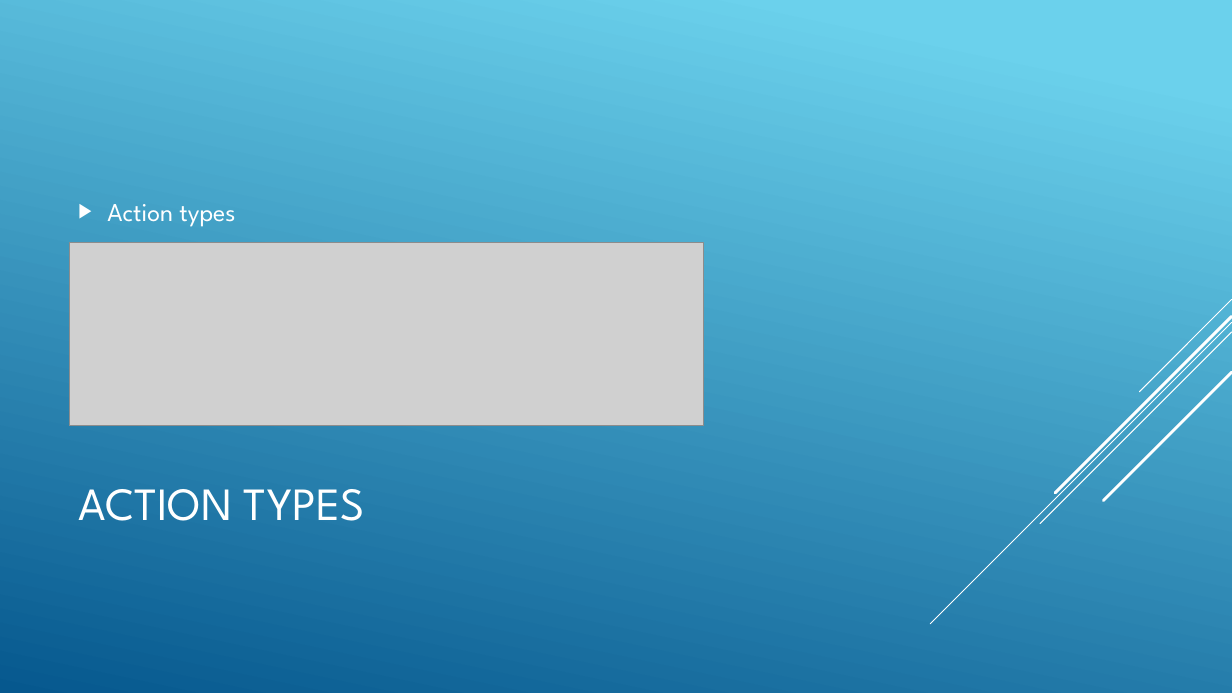
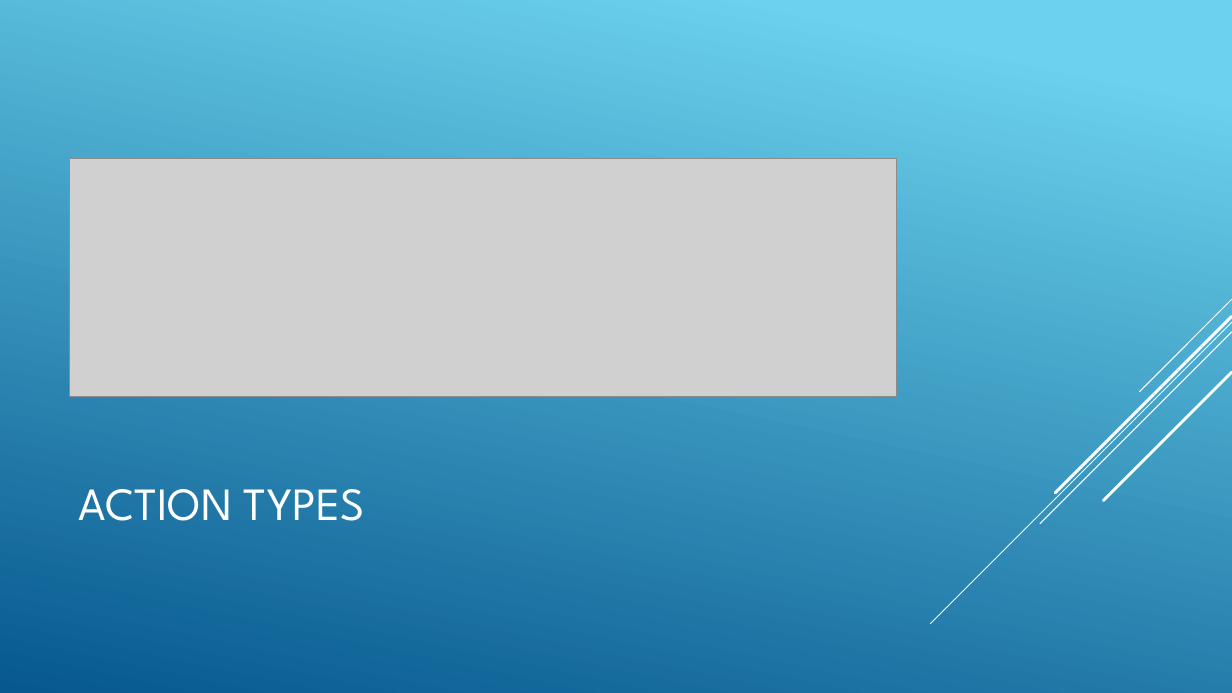
Before and after one commit to ngohungphuc/Presentation, a slide deck: slide 12 of NgRx/Ngrx.pptx. Drawn at 1232x693 pixels with LibreOffice and Linux fonts; fonts in the diff are those of the drawing; grey boxes stand for pictures. Boxes give left, top, right and bottom in pixels: in the first picture for what was removed or moved away, otherwise in the second. Text is boxed around its words. In the diff, an @@ line names an element or a change of style, - is before the commit and + after.

```diff
--- a/NgRx/Ngrx.pptx
+++ b/NgRx/Ngrx.pptx
@@ picture: place and size @@
-picture at <box>69,243,704,426</box>
+picture at <box>69,158,897,396</box>
@@ text removed at <box>107,204,235,227</box> @@
-▶ Action types
```
Also in this commit, not shown: 3 other slides changed, 2 other files.
